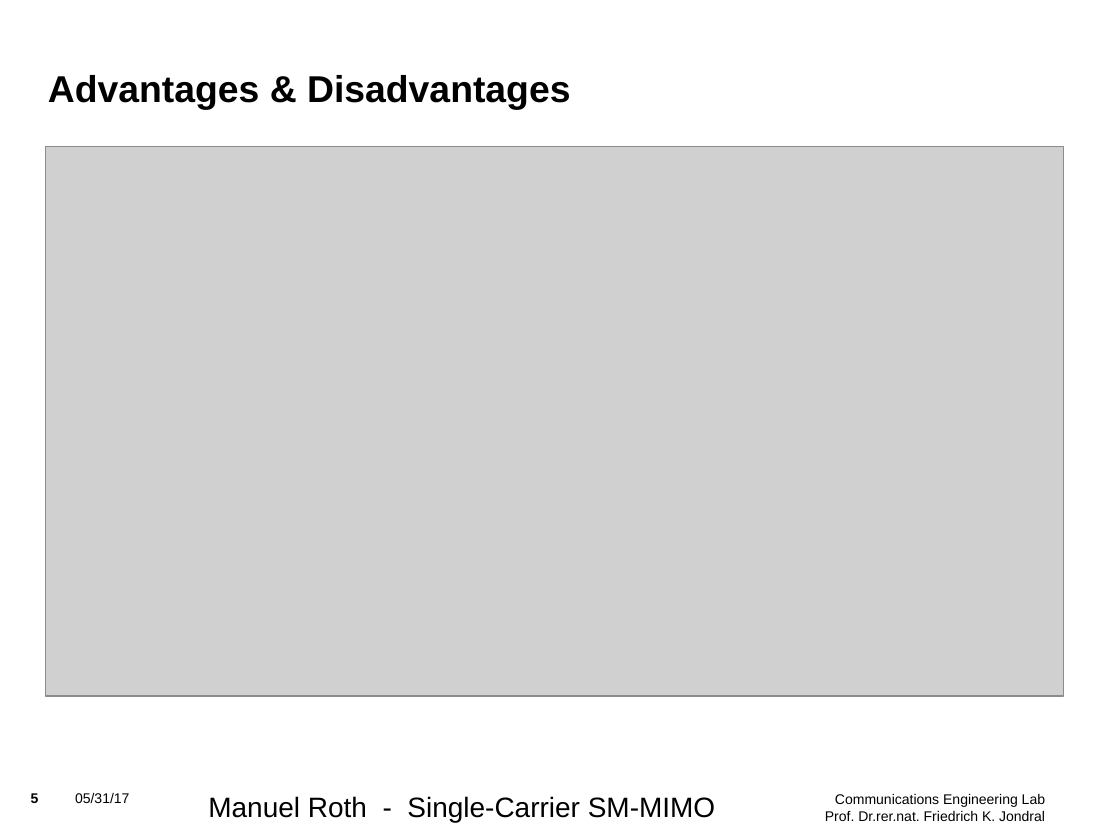
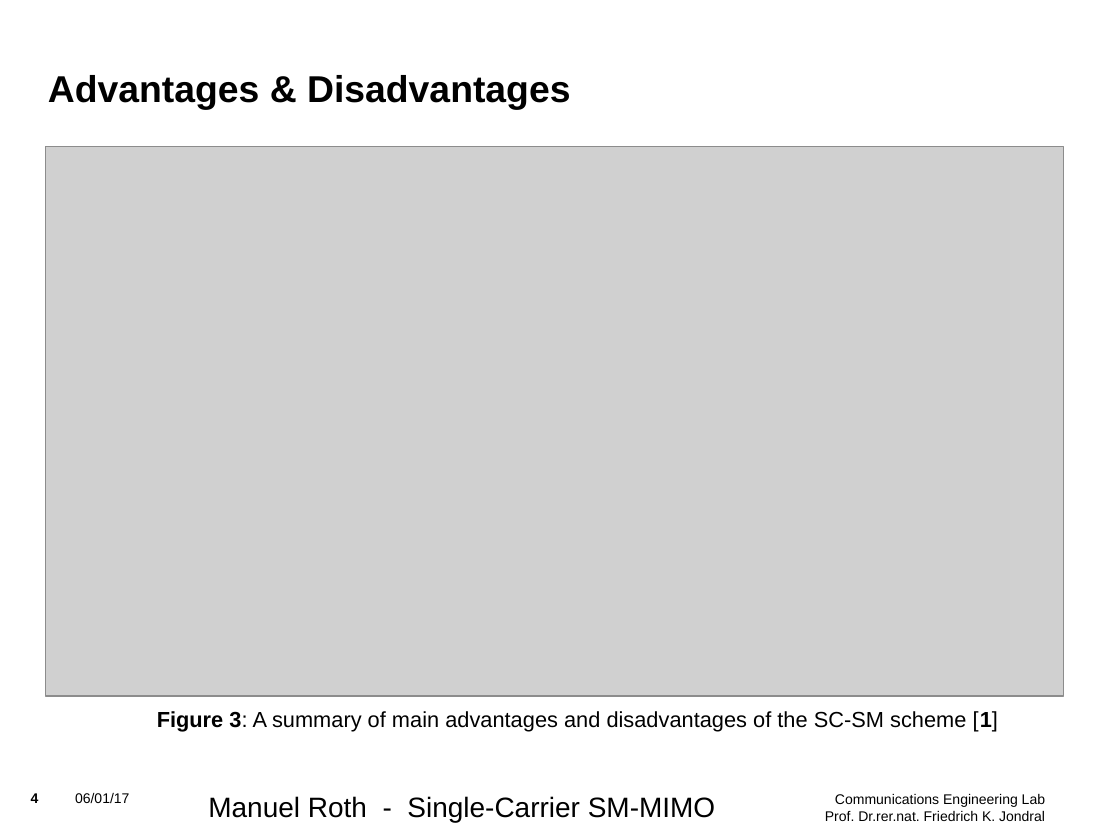
Before and after one commit to mnxx/sc-sm-transceiver, a slide deck: slide 4 of Literature_Research.odp (slide 5 before the commit). Drawn at 1120x840 pixels with LibreOffice and Linux fonts; fonts in the diff are those of the drawing; grey boxes stand for pictures; background and template pictures are left out. Boxes give left, top, right and bottom in pixels: in the first picture for what was removed or moved away, otherwise in the second. Text is boxed around its words. In the diff, an @@ line names an element or a change of style, - is before the commit and + after.

```diff
--- a/Literature_Research.odp
+++ b/Literature_Research.odp
@@ text added at box(157, 711, 998, 732), 14 pt, text #000000 @@
+Figure 3: A summary of main advantages and disadvantages of the SC-SM scheme [1]
@@ page number at box(31, 793, 39, 803): text changed @@
-5
+4
@@ text at box(75, 793, 129, 803): text changed @@
-05/31/17
+06/01/17
```
Also in this commit, not shown: 6 other slides changed, 1 slide added, 1 slide removed, 2 other files.
